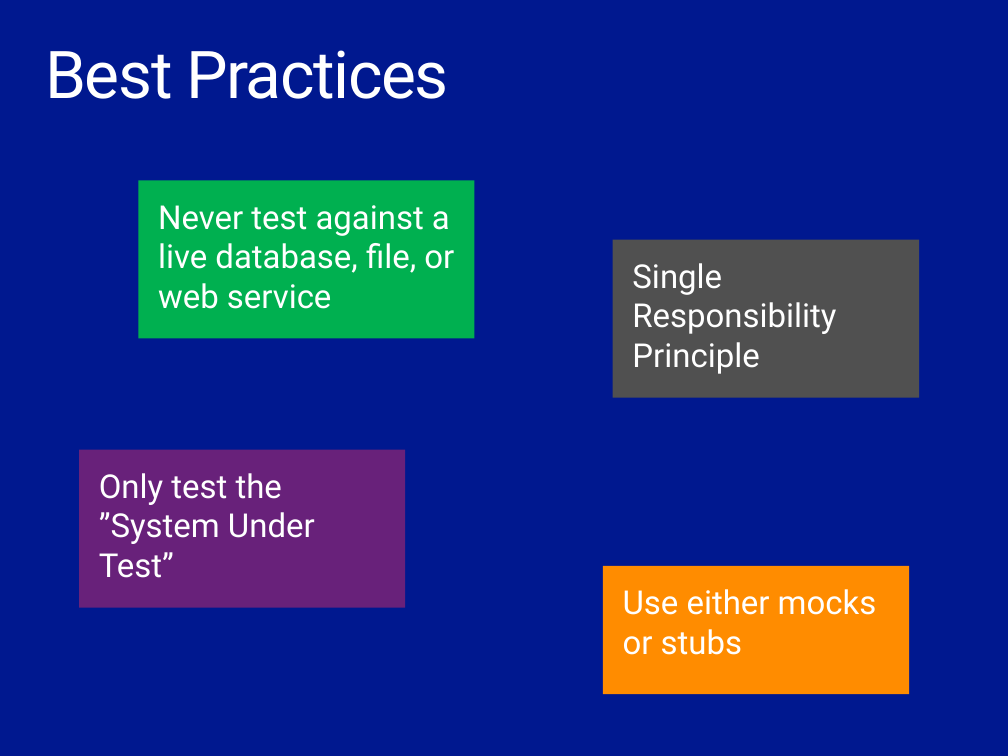
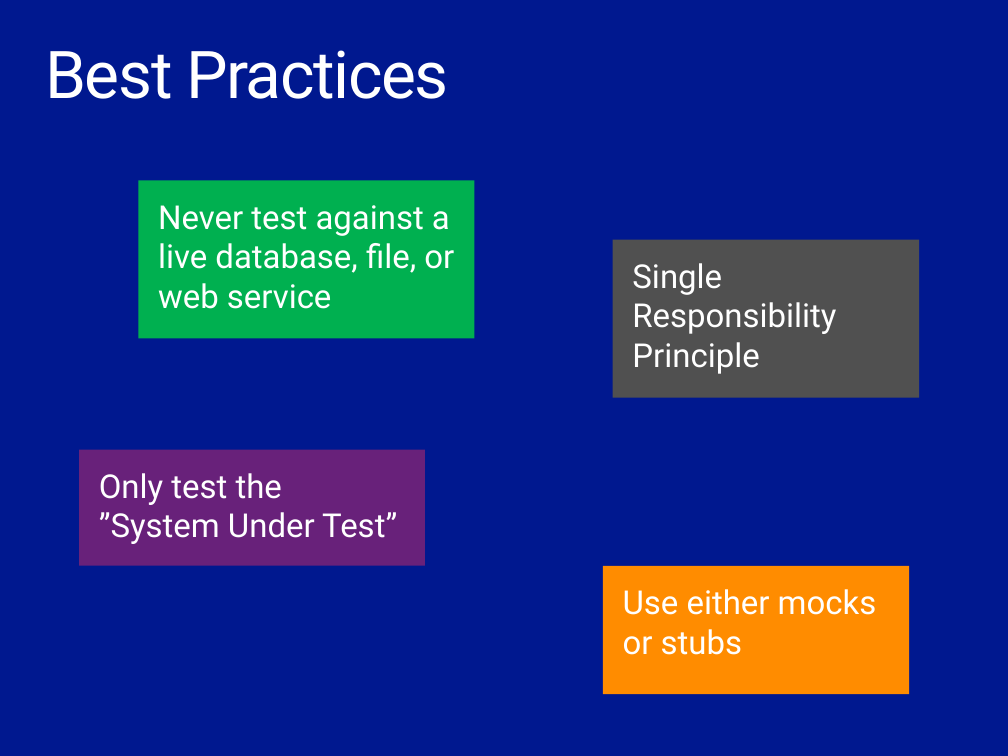
Before and after one commit to ondfisk/BDSA2017, a slide deck: slide 14 of Slides/Lecture05 - Dependency Injection, Unit Testing EF.pptx. Drawn at 1008x756 pixels with LibreOffice and Linux fonts; fonts in the diff are those of the drawing. Boxes give left, top, right and bottom in pixels: in the first picture for what was removed or moved away, otherwise in the second. Text is boxed around its words. In the diff, an @@ line names an element or a change of style, - is before the commit and + after.

Commit message:
Slides updated

```diff
--- a/Slides/Lecture05 - Dependency Injection, Unit Testing EF.pptx
+++ b/Slides/Lecture05 - Dependency Injection, Unit Testing EF.pptx
@@ rectangle "Only test the": place and size @@
-rectangle "Only test the" at [79,450,405,608]
+rectangle "Only test the" at [79,450,425,566]
@@ text in rectangle at [99,473,397,544]: text changed @@
-Only test the ”System Under Test”
+Only test the
+”System Under Test”
```
Also in this commit, not shown: 1 slide added, 2 other files.
